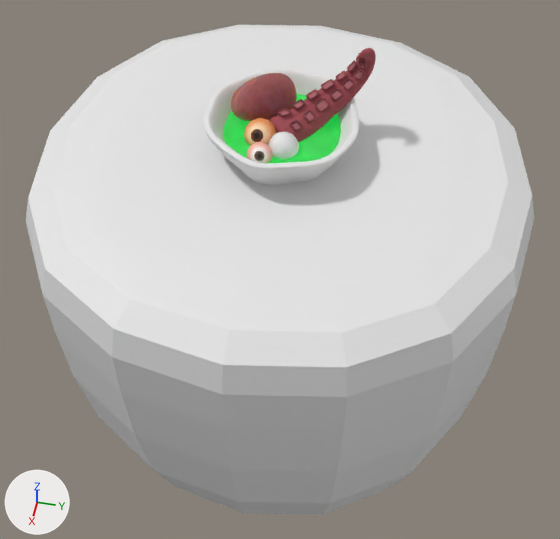
Before and after pictures for a commit that changed the Blender file Modeling/Blender 52/Food.blend.
Camera for both pictures: a 50 mm camera at (10.6, 2.06, 9.52) aimed at (-0.2, -0.07, -3.61). Arrows for +X, +Y and +Z are at lower left; the lights stay in place.
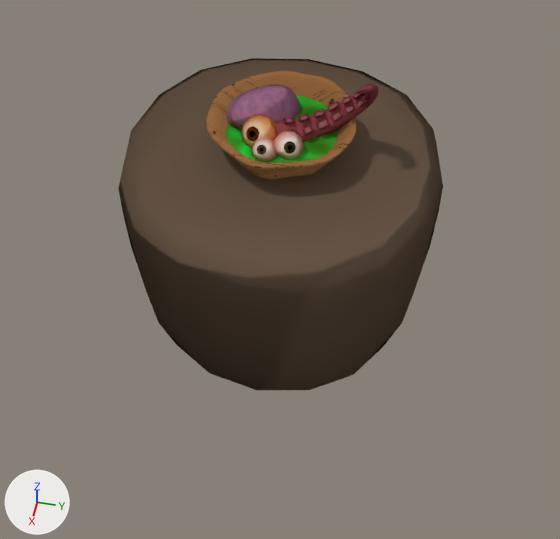
Where the change shows, as pixel boxes [x1, y1, x2, y2] in the pictures (560 x 539 px):
'Cube', recoloured, moved, rescaled (white to brown, 36% narrower, 32% shorter): before [26, 25, 534, 514]; after [118, 58, 443, 390]
'Cylinder', recoloured, moved, rescaled (grey to brown, 8% shorter): before [203, 68, 359, 185]; after [206, 71, 356, 179]
'Cylinder.001', reshaped, moved, turned, rescaled: before [269, 48, 376, 142]; after [275, 84, 378, 142]
'Cube.001', recoloured, moved, turned, rescaled: before [231, 73, 297, 121]; after [227, 85, 300, 131]
'Circle', recoloured: [223, 94, 341, 163] in both
'Eyes.002', recoloured, moved, turned, rescaled: before [244, 118, 277, 146]; after [242, 115, 277, 148]
'Eyes.001', recoloured, moved, turned: before [268, 131, 299, 159]; after [274, 131, 304, 159]
'Eyes', moved, turned: before [247, 142, 273, 163]; after [252, 138, 276, 161]

What changed in the scene script:
```text
Change mat_green_soup:
    remove # nodes: BsdfPrincipled, Bump, Mix, OutputMaterial, TexNoise, ValToRGB
    remove # colours: dark green #0a7b29, green #397f20, green #16ff55, dark green #193003
    nodes: BsdfToon, Bump, OutputMaterial, TexNoise, ValToRGB
    colours: green #397f20, green #4dac2c, green #16ff55
Change mat_eye_1:
    remove n0 = _N.new('ShaderNodeBsdfPrincipled'); n0.name = 'Principled BSDF'
    remove n0.distribution = 'GGX'
    remove n0.subsurface_method = 'RANDOM_WALK_SKIN'
    where n1 = _N.new('ShaderNodeOutputMaterial'); n1.name = 'Material Output'
    where n4 = _N.new('ShaderNodeTexImage'); n4.name = 'Image Texture'
    remove _L.new(n0.outputs[0], n1.inputs[0])  # 'BSDF' to 'Surface'
    remove _L.new(n4.outputs[0], n0.inputs[0])  # 'Color' to 'Base Color'
    add n5 = _N.new('ShaderNodeBsdfToon'); n5.name = 'Toon BSDF'
    add n5.component = 'GLOSSY'
    add n5.inputs[1].default_value = 0.923  # 'Size'
    add n5.inputs[2].default_value = 0.0923  # 'Smooth'
    add _L.new(n4.outputs[0], n5.inputs[0])  # 'Color' to 'Color'
    add _L.new(n5.outputs[0], n1.inputs[0])  # 'BSDF' to 'Surface'
Change mat_brain:
    remove # nodes: BsdfPrincipled, Bump, Mapping, Mix, OutputMaterial, TexCoord, TexVoronoi, ValToRGB
    remove # colours: dark red #793534, brown #7d5662
    nodes: BsdfToon, Bump, Mapping, OutputMaterial, TexCoord, TexVoronoi, ValToRGB
    colours: purple #8b5f7a, pink #ae7798
Add mat_eye_3:
    mat_eye_3 = bpy.data.materials.new('Eye 3')
    # uses the picture img_eye_0004_c_jpg
Add mat_table:
    mat_table = bpy.data.materials.new('Table')
    mat_table.use_nodes = True; mat_table.node_tree.nodes.clear()
    _N = mat_table.node_tree.nodes; _L = mat_table.node_tree.links
    n0 = _N.new('ShaderNodeOutputMaterial'); n0.name = 'Material Output'
    n1 = _N.new('ShaderNodeBsdfToon'); n1.name = 'Toon BSDF'
    n1.component = 'GLOSSY'
    n1.inputs[0].default_value = (0.198, 0.134, 0.0901, 1.0)  # 'Color', brown #7b6655
    n1.inputs[1].default_value = 1.0  # 'Size'
    _L.new(n1.outputs[0], n0.inputs[0])  # 'BSDF' to 'Surface'
Add mat_bowl:
    mat_bowl = bpy.data.materials.new('Bowl')
    # colours: brown #533e28, brown #ac784b
    # uses the picture img_wood_025_height_png
Change me_cylinder:
    where me_cylinder.from_pydata(...)  # 192 vertices, 162 faces; spans x -1.38..1.38, y -1.36..1.39, z -0.89..-0.1
    add me_cylinder.materials.append(mat_bowl)
Change me_cube_001:
    where me_cube_001.from_pydata(...)  # 12 vertices, 10 faces; spans x -1.0..1.0, y -1.0..1.0, z -1.0..1.0
    add me_cube_001.materials.append(mat_table)
Change me_cylinder_001:
    used by ob_cylinder_001; location = (-0.25, 0.3, 0.4); rotation_euler = (1.288, -0.334, -2.27), in degrees (74, -19, -130); scale = (0.837, 0.837, 0.837)
    remove me_cylinder_001.from_pydata(...)  # 1647 vertices, 1631 faces; spans x -0.44..0.41, y -0.25..1.39, z -0.64..1.94
    add me_cylinder_001.from_pydata(...)  # 1647 vertices, 1631 faces; spans x -0.27..0.29, y -0.17..1.17, z -0.52..1.46
    me_cylinder_001 part 1: 1647 of 1647 vertices moved; they spanned x -0.44..0.41, y -0.25..1.39, z -0.64..1.94 and now span x -0.27..0.29, y -0.17..1.17, z -0.52..1.46; mean shift (-0.02, -0.11, -0.23); largest move (0.06, 1.07, 1.93) -> (0.04, 0.9, 1.46)
Change me_sphere_001:
    where me_sphere_001.from_pydata(...)  # 114 vertices, 128 faces; spans x -1.0..1.0, y -1.0..1.0, z -1.0..1.0
    add me_sphere_001.materials.append(mat_eye_3)
Change ob_cylinder:
    ob_cylinder.location: (0.0, 0.0, 1.01) -> (0.0, 0.0, 0.95)
    ob_cylinder.scale: (1.02, 1.02, 1.1) -> (0.966, 0.966, 0.966)
Change ob_cube:
    ob_cube.location: (0.0, 0.0, -5.03) -> (0.0, 0.0, -3.0)
    ob_cube.scale: (5.18, 5.18, 5.18) -> (3.27, 3.27, 3.27)
Change ob_cylinder_001:
    ob_cylinder_001.scale: (0.837, 0.837, 0.837) -> (1.0, 1.0, 1.0)
    ob_cylinder_001.location: (-0.25, 0.3, 0.4) -> (-0.13, 0.37, 0.38)
    ob_cylinder_001.rotation_euler: (1.288, -0.334, -2.27) -> (1.18, -0.553, -2.539)  # degrees (74, -19, -130) -> degrees (68, -32, -145)
Change ob_eyes:
    ob_eyes.location: (0.77, -0.24, 0.54) -> (0.67, -0.17, 0.57)
    ob_eyes.rotation_euler: (-0.174, 0.876, -0.0213) -> (0.31, 0.75, 0.306)  # degrees (-10, 50, -1.2) -> degrees (18, 43, 18)
Change ob_eyes_001:
    ob_eyes_001.location: (0.51, 0.13, 0.56) -> (0.51, 0.21, 0.59)
    ob_eyes_001.rotation_euler: (0.0, 0.0, 0.0) -> (-0.921, 0.0, -1.252)  # degrees (0, 0, 0) -> degrees (-53, 0, -72)
Change ob_eyes_002:
    ob_eyes_002.location: (0.31, -0.32, 0.61) -> (0.31, -0.32, 0.63)
    ob_eyes_002.rotation_euler: (5.362, -0.225, -1.795) -> (5.362, -0.225, -2.059)  # degrees (307, -13, -103) -> degrees (307, -13, -118)
    ob_eyes_002.scale: (0.301, 0.301, 0.301) -> (0.341, 0.341, 0.341)
Change ob_cube_001:
    ob_cube_001.location: (-0.4, -0.4, 0.8) -> (-0.29, -0.38, 0.61)
    ob_cube_001.rotation_euler: (-0.0202, -0.533, 0.873) -> (-0.0743, -0.693, 0.753)  # degrees (-1.2, -31, 50) -> degrees (-4.3, -40, 43)
    ob_cube_001.scale: (0.512, 0.92, 0.615) -> (0.548, 0.985, 0.659)
```
